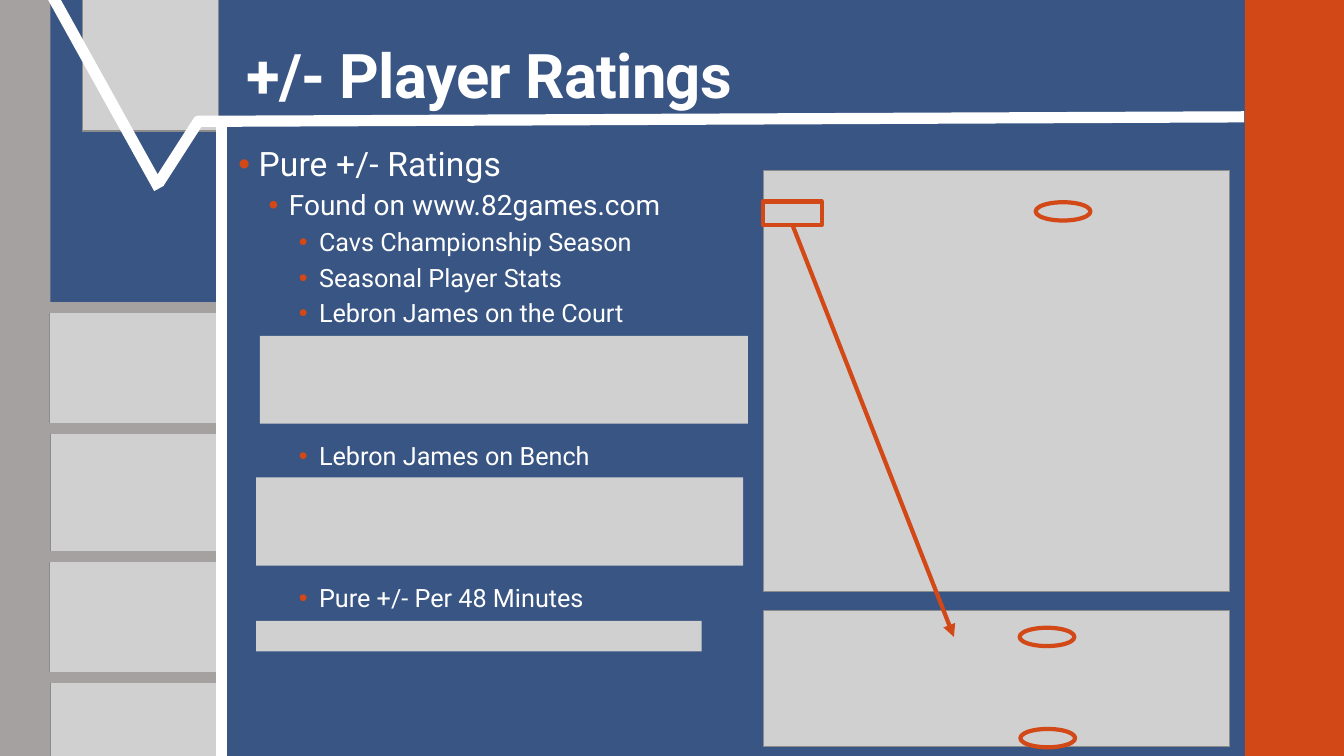
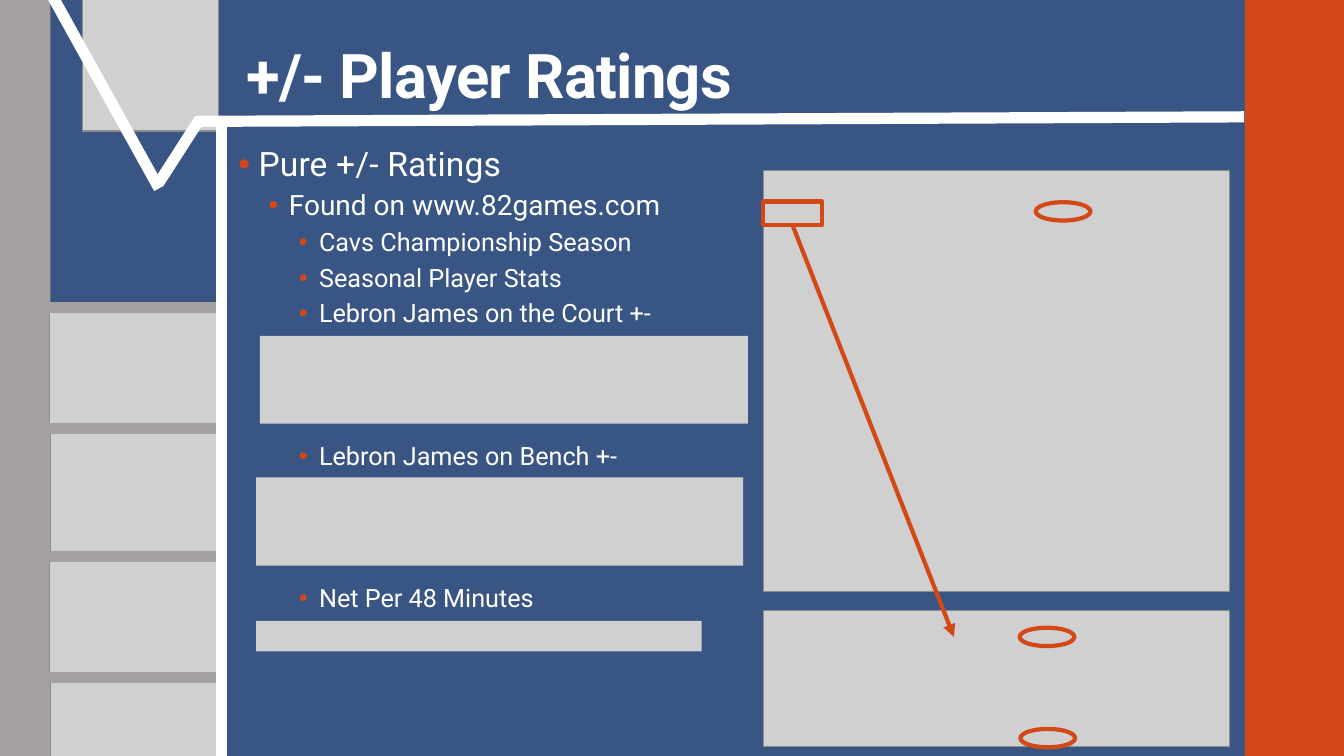
Before and after one commit to SuperMarioGiacomazzo/STOR538_WEBSITE, a slide deck: slide 4 of Slides/Basketball 2/Basketball_2_Lecture.pptx. Drawn at 1344x756 pixels with LibreOffice and Linux fonts; fonts in the diff are those of the drawing; grey boxes stand for pictures. Boxes give left, top, right and bottom in pixels: in the first picture for what was removed or moved away, otherwise in the second. Text is boxed around its words. In the diff, an @@ line names an element or a change of style, - is before the commit and + after.

```diff
--- a/Slides/Basketball 2/Basketball_2_Lecture.pptx
+++ b/Slides/Basketball 2/Basketball_2_Lecture.pptx
@@ text at <box>319,303,623,608</box>: text changed @@
-    • Lebron James on the Court
-    • Lebron James on Bench
-    • Pure +/- Per 48 Minutes
+    • Lebron James on the Court +-
+    • Lebron James on Bench +-
+    • Net Per 48 Minutes
```
Also in this commit, not shown: 3 other files.
